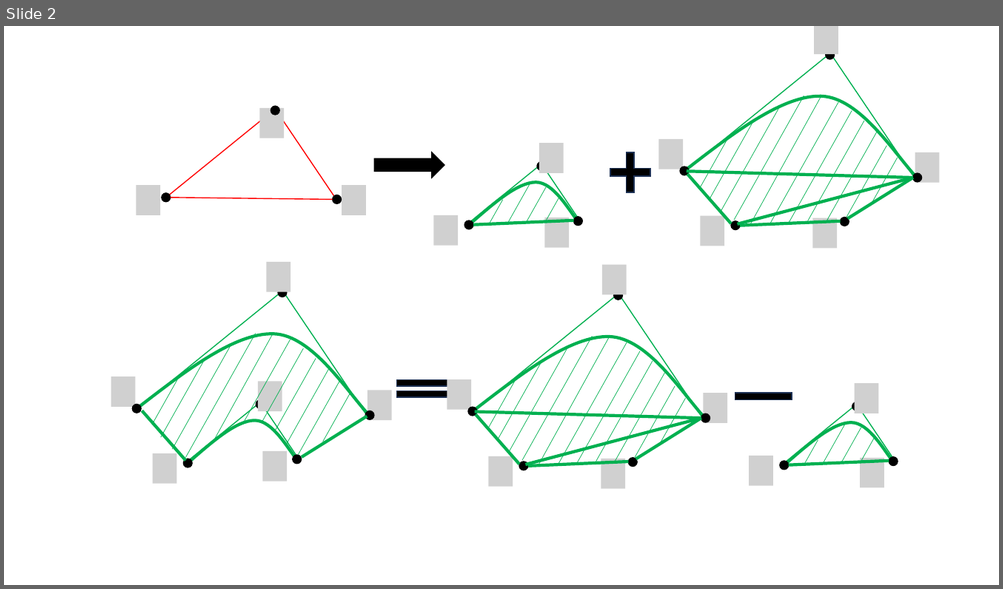
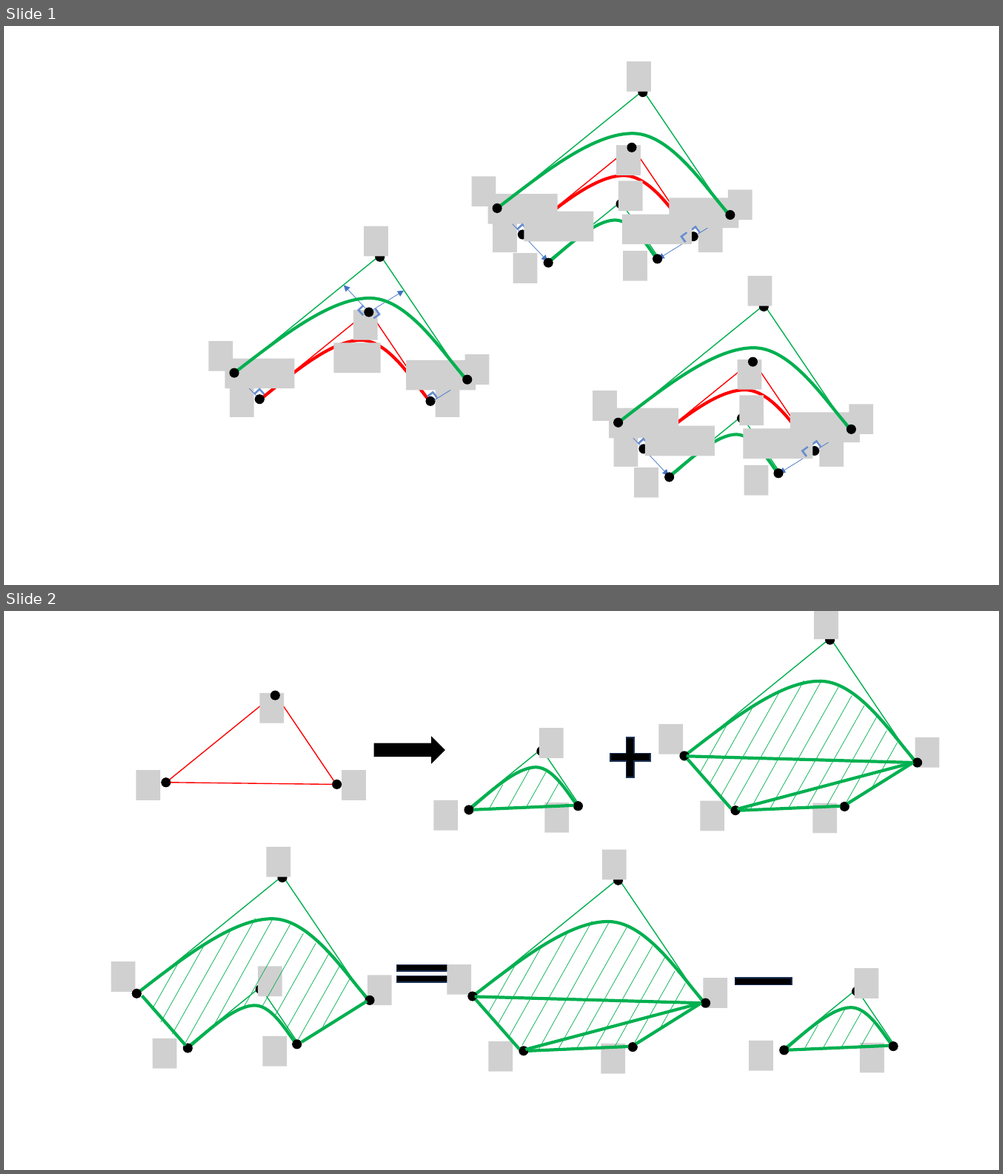
Before and after one commit to tuzhong007/StrokeRenderingXMU, a slide deck: assets/pictures/picsHolder.pptx. Shown one above the other, each under a label of ours: slide 2 before the commit, slides 1 and 2 after it. The pictures are 1003x589 and 1003x1174 pixels, drawn with LibreOffice and Linux fonts; fonts in the diff are those of the drawing; grey boxes stand for pictures. Boxes give left, top, right and bottom in pixels: in the first picture for what was removed or moved away, otherwise in the second. Text is boxed around its words. In the diff, an @@ line names an element or a change of style, - is before the commit and + after.

```diff
--- a/assets/pictures/picsHolder.pptx
+++ b/assets/pictures/picsHolder.pptx
@@ slide 1 added at (4,26,999,585), background #FFFFFF @@
@@ picture added at (364,227,388,257) @@
@@ freeform shape added at (234,266,481,437), outline #00B050 3 pt @@
@@ line added from (235, 374) to (380, 255), #00B050 1 pt @@
@@ ellipse added at (375,253,384,262), fill #000000, outline #000000 1 pt @@
@@ line added from (466, 382) to (381, 256), #00B050 1 pt @@
@@ group added at (472,62,752,291): 13 pictures, 9 ellipses, 6 lines, 4 arrows, 4 corners, 3 freeform shapes @@
@@ arrow added from (365, 309) to (344, 286), #4472C4 0.5 pt @@
@@ arrow added from (373, 310) to (404, 291), #4472C4 0.5 pt @@
@@ line added from (260, 400) to (369, 311), #FF0000 1 pt @@
@@ picture added at (353,310,378,340) @@
@@ corner added at (358,306,367,315), fill #678DCF, outline #678DCF 1 pt @@
@@ ellipse added at (364,308,373,317), fill #000000, outline #000000 1 pt @@
@@ line added from (431, 402) to (369, 311), #FF0000 1 pt @@
@@ corner added at (370,309,380,318), fill #678DCF, outline #678DCF 1 pt @@
@@ freeform shape added at (260,316,442,446), outline #FF0000 3 pt @@
@@ picture added at (208,341,233,372) @@
@@ picture added at (334,343,381,373) @@
@@ picture added at (465,355,489,385) @@
@@ picture added at (225,359,294,389) @@
@@ ellipse added at (230,369,239,378), fill #000000, outline #000000 1 pt @@
@@ arrow added from (256, 397) to (235, 373), #4472C4 0.5 pt @@
@@ picture added at (406,360,475,390) @@
@@ ellipse added at (463,376,472,385), fill #000000, outline #000000 1 pt @@
@@ picture added at (229,387,254,417) @@
@@ corner added at (255,389,264,398), fill #678DCF, outline #678DCF 1 pt @@
@@ ellipse added at (256,395,264,404), fill #000000, outline #000000 1 pt @@
@@ ellipse added at (427,397,435,406), fill #000000, outline #000000 1 pt @@
@@ corner added at (427,392,437,401), fill #678DCF, outline #678DCF 1 pt @@
@@ arrow added from (435, 400) to (466, 381), #4472C4 0.5 pt @@
@@ picture added at (435,387,460,417) @@
@@ group added at (593,276,874,506): 13 pictures, 9 ellipses, 6 lines, 4 arrows, 4 corners, 3 freeform shapes @@
```
Also in this commit, not shown: 1 slide changed, 1 other slide added, 1 slide removed, 3 other files.
